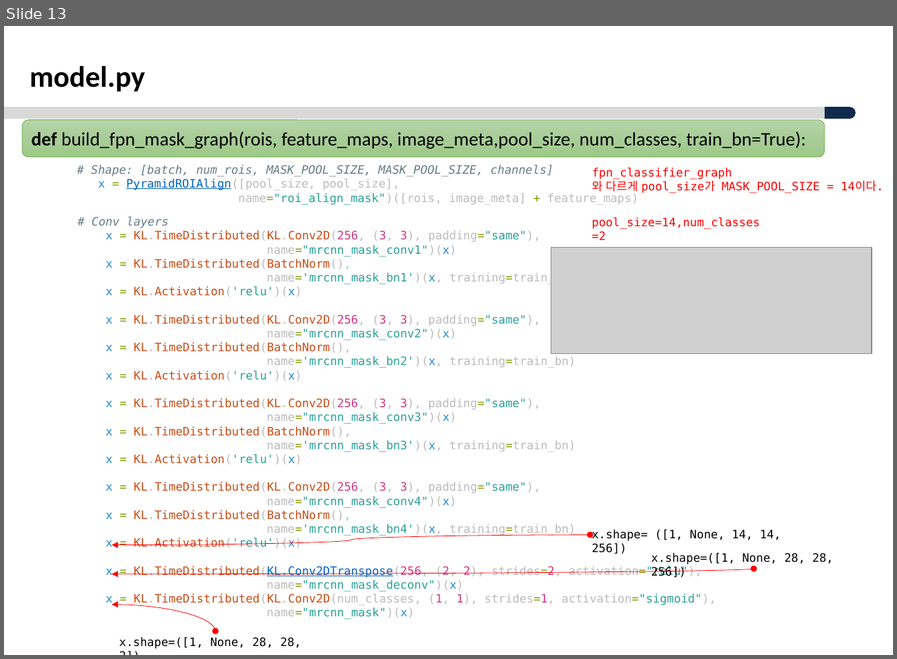
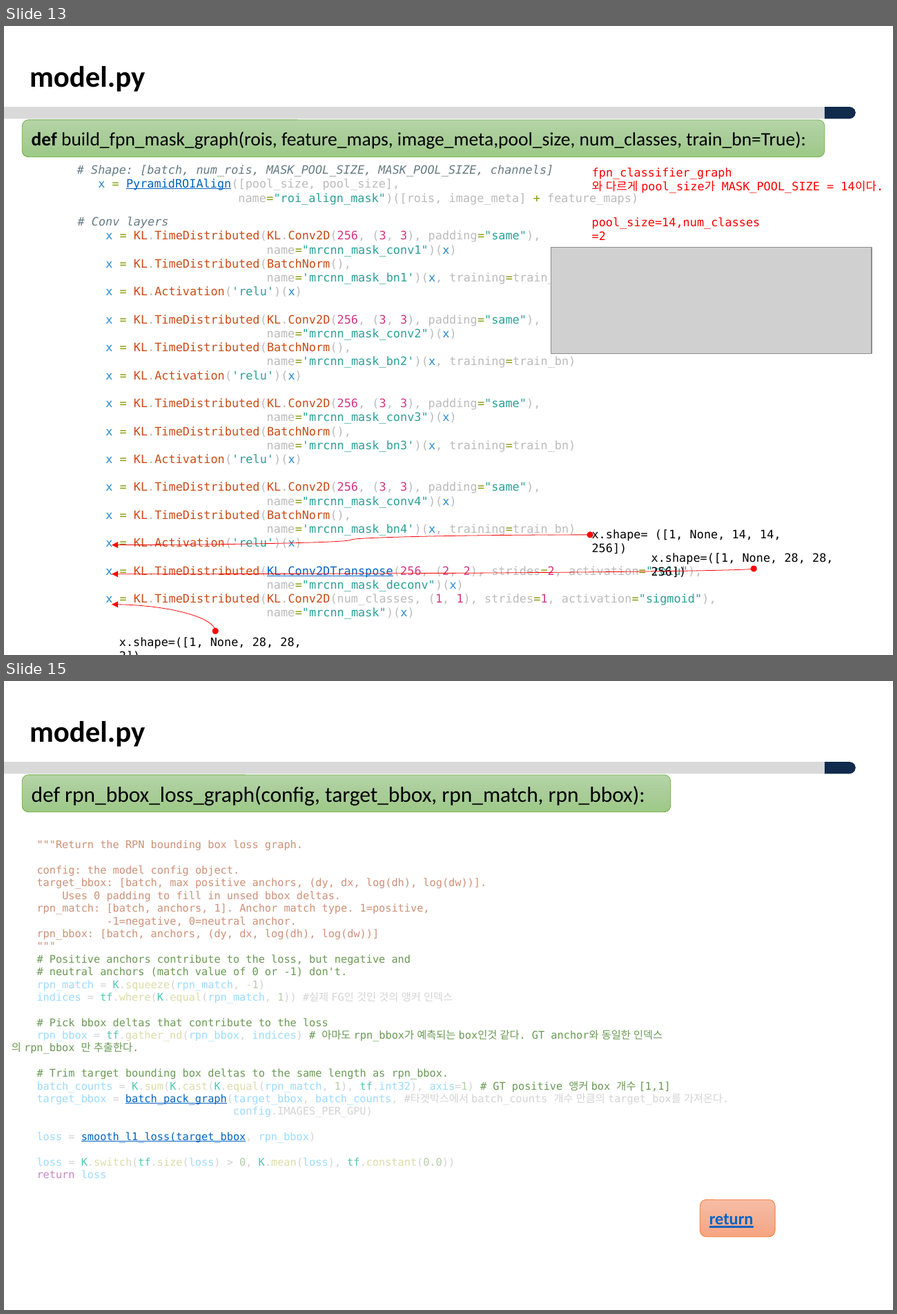
Before and after one commit to ksyoon70/Mask-RCNN-TF2, a slide deck: Masked-RCNN_분석_V1.0.pptx. Shown one above the other, each under a label of ours: slide 13 before the commit, slides 13 and 15 after it; the slides between them are not shown. The pictures are 897x659 and 897x1314 pixels, drawn with LibreOffice and Linux fonts; fonts in the diff are those of the drawing; grey boxes stand for pictures; background and template pictures are left out. Boxes give left, top, right and bottom in pixels: in the first picture for what was removed or moved away, otherwise in the second. Text is boxed around its words. In the diff, an @@ line names an element or a change of style, - is before the commit and + after.

Commit message:
수정 [M0301]
 - loss 함수 추가

```diff
--- a/Masked-RCNN_분석_V1.0.pptx
+++ b/Masked-RCNN_분석_V1.0.pptx
@@ slide 15 added at bbox=[4, 681, 893, 1310], background #FFFFFF; not listed: 2 template elements that a slide beside it also shows @@
@@ text added at bbox=[30, 721, 145, 747], 28 pt, text #000000, bold @@
+model.py
@@ rounded rectangle added at bbox=[22, 775, 671, 812], fill gradient #B5D5A7 to #AACE9A to #9CC987, outline #70AD47 0.5 pt, 20.5 pt, text #000000 @@
+def rpn_bbox_loss_graph(config, target_bbox, rpn_match, rpn_bbox):
@@ text added at bbox=[12, 840, 728, 1178], 10 pt, text #CE9178 @@
+"""Return the RPN bounding box loss graph.
+config: the model config object.
+target_bbox: [batch, max positive anchors, (dy, dx, log(dh), log(dw))].
+Uses 0 padding to fill in unsed bbox deltas.
+rpn_match: [batch, anchors, 1]. Anchor match type. 1=positive,
+-1=negative, 0=neutral anchor.
+rpn_bbox: [batch, anchors, (dy, dx, log(dh), log(dw))]
+"""
+# Positive anchors contribute to the loss, but negative and
+# neutral anchors (match value of 0 or -1) don't.
+rpn_match = K.squeeze(rpn_match, -1)
+indices = tf.where(K.equal(rpn_match, 1)) #실제 FG인 것인 것의 앵커 인덱스
+# Pick bbox deltas that contribute to the loss
+rpn_bbox = tf.gather_nd(rpn_bbox, indices) # 아마도 rpn_bbox가 예측되는 box인것 같다. GT anchor와 동일한 인덱스의 rpn_bbox 만 추출한다.
+# Trim target bounding box deltas to the same length as rpn_bbox.
+batch_counts = K.sum(K.cast(K.equal(rpn_match, 1), tf.int32), axis=1) # GT positive 앵커 box 개수 [1,1]
+target_bbox = batch_pack_graph(target_bbox, batch_counts, #타겟박스에서 batch_counts 개수 만큼의 target_box를 가져온다.
+config.IMAGES_PER_GPU)
+loss = smooth_l1_loss(target_bbox, rpn_bbox)
+loss = K.switch(tf.size(loss) > 0, K.mean(loss), tf.constant(0.0))
+return loss
@@ rounded rectangle added at bbox=[700, 1199, 775, 1236], fill gradient #F7BDA5 to #F5B196 to #F8A582, outline #ED7D31 0.5 pt, 16 pt, text #0563C1, bold, underline @@
+return
```
Also in this commit, not shown: 3 slides changed, 7 other slides added, 1 slide removed, 2 other files.
